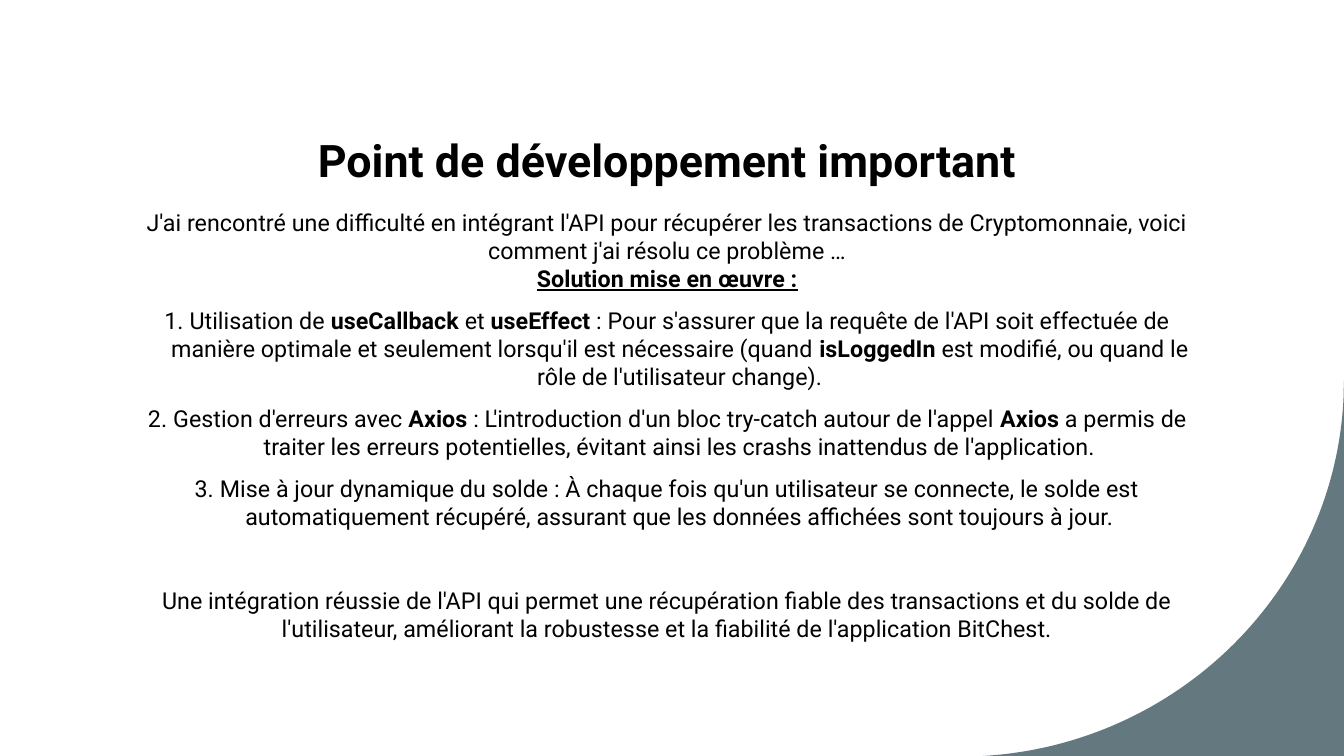
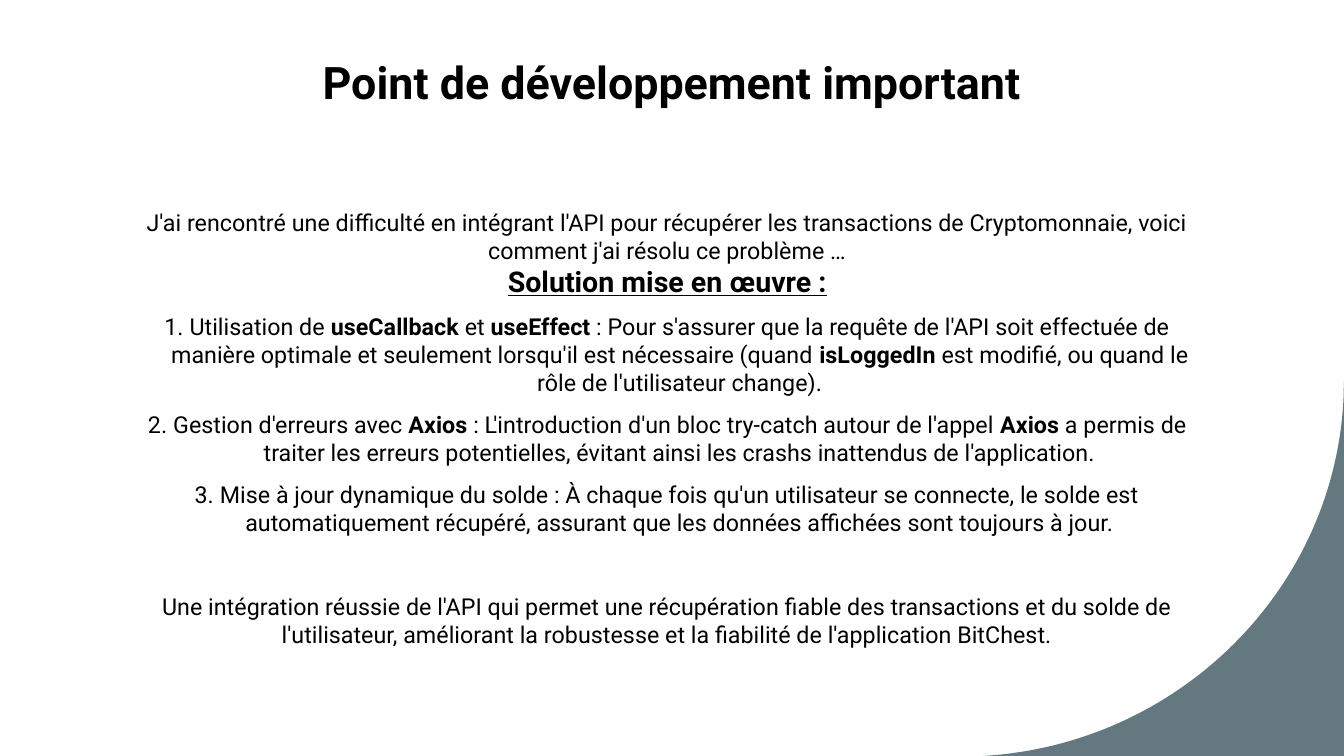
Before and after one commit to FlorentGATTI/projet-finale_bitchest, a slide deck: slide 10 of Bitchest_slides.pptx (slide 11 before the commit). Drawn at 1344x756 pixels with LibreOffice and Linux fonts; fonts in the diff are those of the drawing. Boxes give left, top, right and bottom in pixels: in the first picture for what was removed or moved away, otherwise in the second. Text is boxed around its words. In the diff, an @@ line names an element or a change of style, - is before the commit and + after.

```diff
--- a/Bitchest_slides.pptx
+++ b/Bitchest_slides.pptx
@@ title "Point de développement important": place and size @@
-title "Point de développement important" at bbox=[318, 143, 1015, 186]
+title "Point de développement important" at bbox=[323, 65, 1020, 108]
@@ text at bbox=[147, 213, 1186, 296]: size 16.6 to 20.4 pt in "Solution mise en œuvre :" @@
```
Also in this commit, not shown: 5 other slides changed, 2 slides added, 2 slides removed, 9 other files.
